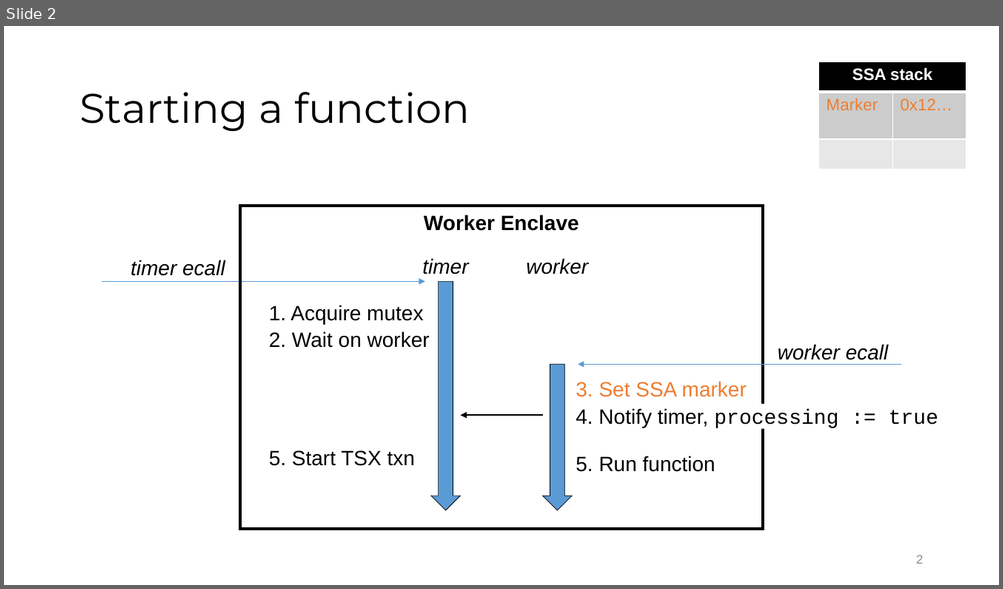
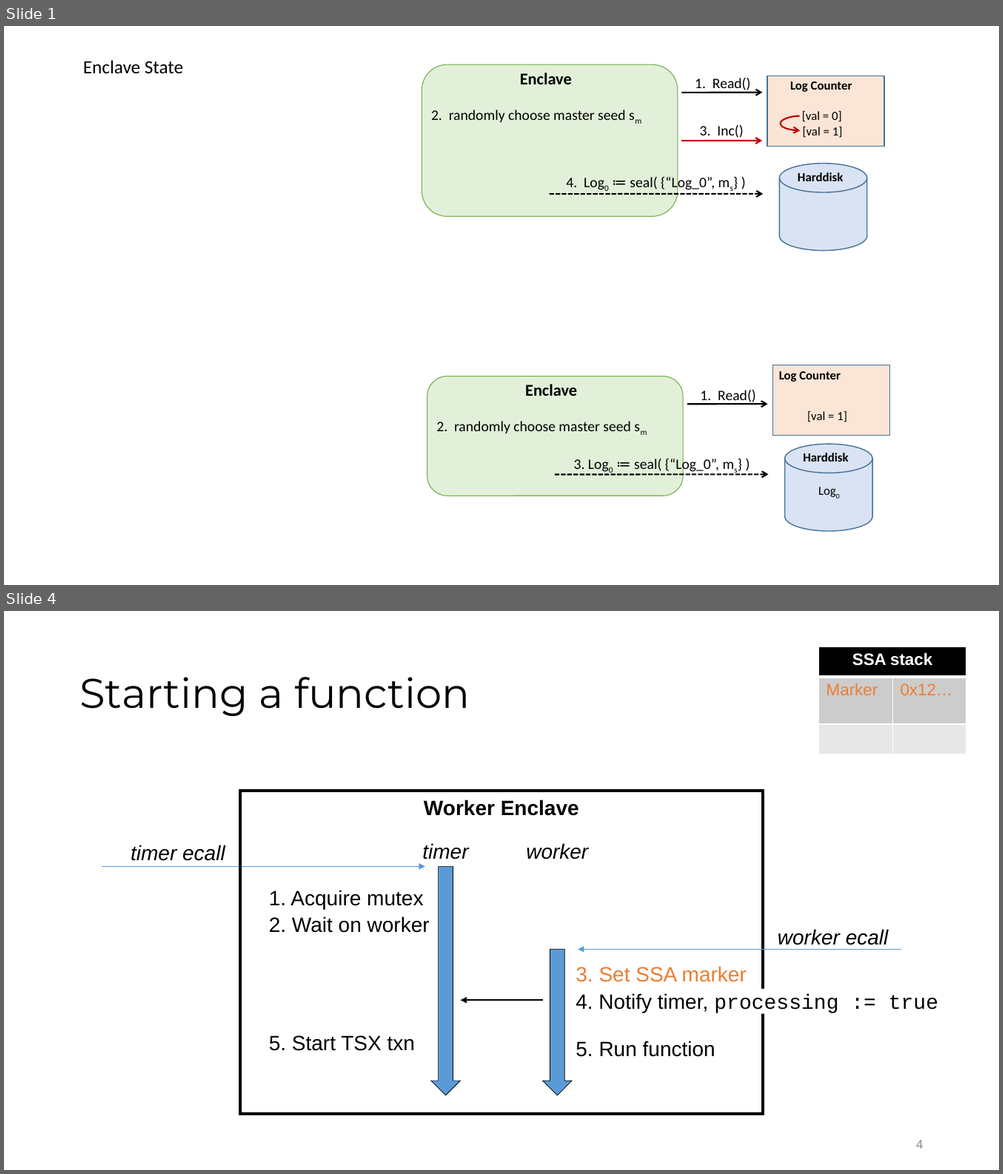
Before and after one commit to loretanr/dp-gbdt, a slide deck: resources/writing/template.pptx. Shown one above the other, each under a label of ours: slide 2 before the commit, slides 1 and 4 after it; the slides between them are not shown. The pictures are 1003x589 and 1003x1174 pixels, drawn with LibreOffice and Linux fonts; fonts in the diff are those of the drawing. Boxes give left, top, right and bottom in pixels: in the first picture for what was removed or moved away, otherwise in the second. Text is boxed around its words. In the diff, an @@ line names an element or a change of style, - is before the commit and + after.

```diff
--- a/resources/writing/template.pptx
+++ b/resources/writing/template.pptx
@@ slide 1 added at [4,26,999,585], background #FFFFFF @@
@@ text added at [83,60,183,73], 18 pt, text #000000 @@
+Enclave State
@@ rounded rectangle added at [422,64,677,217], fill #E2F0D9, outline #70AD47 0.75 pt @@
@@ text added at [520,73,572,84], 16 pt, text #000000, bold @@
+Enclave
@@ text added at [694,78,751,93], 14 pt, text #000000 @@
+1. Read()
@@ rectangle added at [767,76,885,146], fill #FBE5D6, outline #43739E 1 pt @@
@@ text added at [790,82,852,92], 12 pt, text #000000, bold @@
+Log Counter
@@ text added at [431,110,626,122], 14 pt, text #000000 @@
+2. randomly choose master seed sm
@@ arrow added from (681, 93) to (762, 93), #000000 1.5 pt @@
@@ text added at [802,111,842,122], 12 pt, text #000000 @@
+[val = 0]
@@ text added at [700,125,743,138], 14 pt, text #000000 @@
+3. Inc()
@@ curved arrow added from (800, 116) to (800, 130), #C00000 1.5 pt @@
@@ text added at [802,127,842,138], 12 pt, text #000000 @@
+[val = 1]
@@ arrow added from (681, 141) to (762, 141), #C00000 1.5 pt @@
@@ text added at [566,175,714,192], 14 pt, text #000000 @@
+4. Log0 ≔ seal( {“Log_0”, ms} )
@@ cylinder added at [780,164,867,250], fill #DAE3F3, outline #43739E 1 pt @@
@@ text added at [797,173,842,181], 12 pt, text #000000, bold @@
+Harddisk
@@ arrow added from (549, 194) to (762, 194), #000000 1.5 pt dashed @@
@@ rounded rectangle added at [427,377,683,496], fill #E2F0D9, outline #70AD47 0.75 pt @@
@@ rectangle added at [772,366,890,436], fill #FBE5D6, outline #43739E 1 pt @@
@@ text added at [779,372,840,382], 12 pt, text #000000, bold @@
+Log Counter
@@ text added at [525,384,577,396], 16 pt, text #000000, bold @@
+Enclave
@@ text added at [700,390,756,405], 14 pt, text #000000 @@
+1. Read()
@@ text added at [436,421,631,434], 14 pt, text #000000 @@
+2. randomly choose master seed sm
@@ arrow added from (687, 404) to (767, 404), #000000 1.5 pt @@
@@ text added at [807,412,847,423], 12 pt, text #000000 @@
+[val = 1]
@@ cylinder added at [785,445,872,532], fill #DAE3F3, outline #43739E 1 pt @@
@@ text added at [574,457,719,474], 14 pt, text #000000 @@
+3. Log0 ≔ seal( {“Log_0”, ms} )
@@ text added at [802,453,848,462], 12 pt, text #000000, bold @@
+Harddisk
@@ arrow added from (555, 475) to (768, 475), #000000 1.5 pt dashed @@
@@ text added at [811,480,860,502], 12 pt, text #000000 @@
+Log0
@@ what was slide 2 is now slide 4 @@
@@ page number at [916,1140,922,1149]: text changed @@
-2
+4
```
Also in this commit, not shown: 2 other slides added, 1 slide removed, 2 other files.
